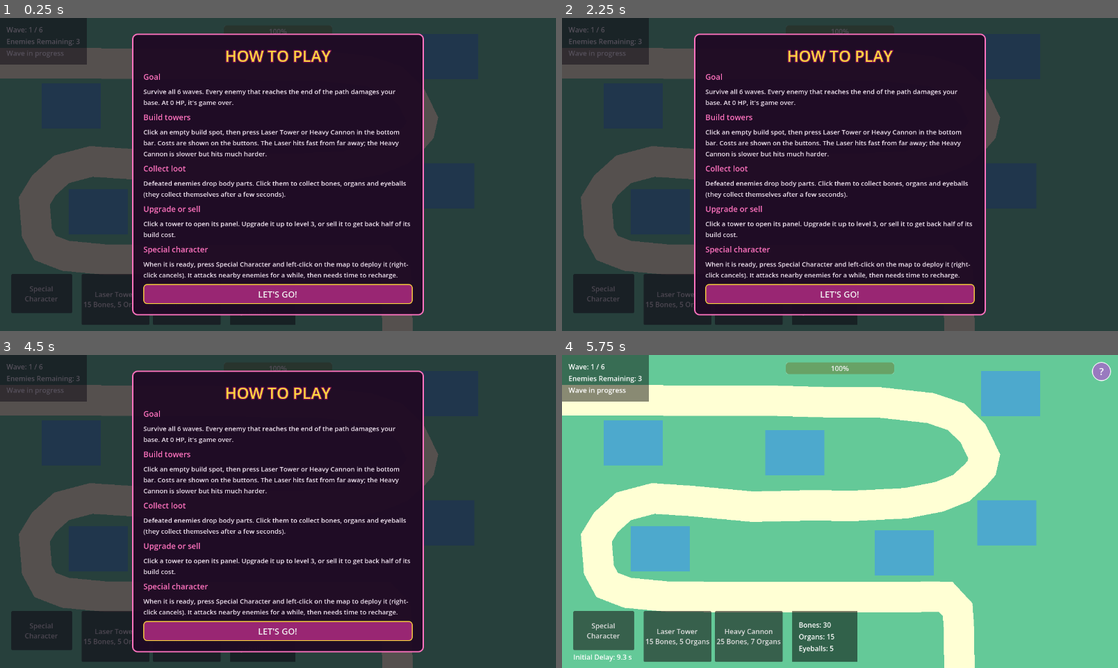
Above: before the commit, frames 1-4 (two rows, left to right).
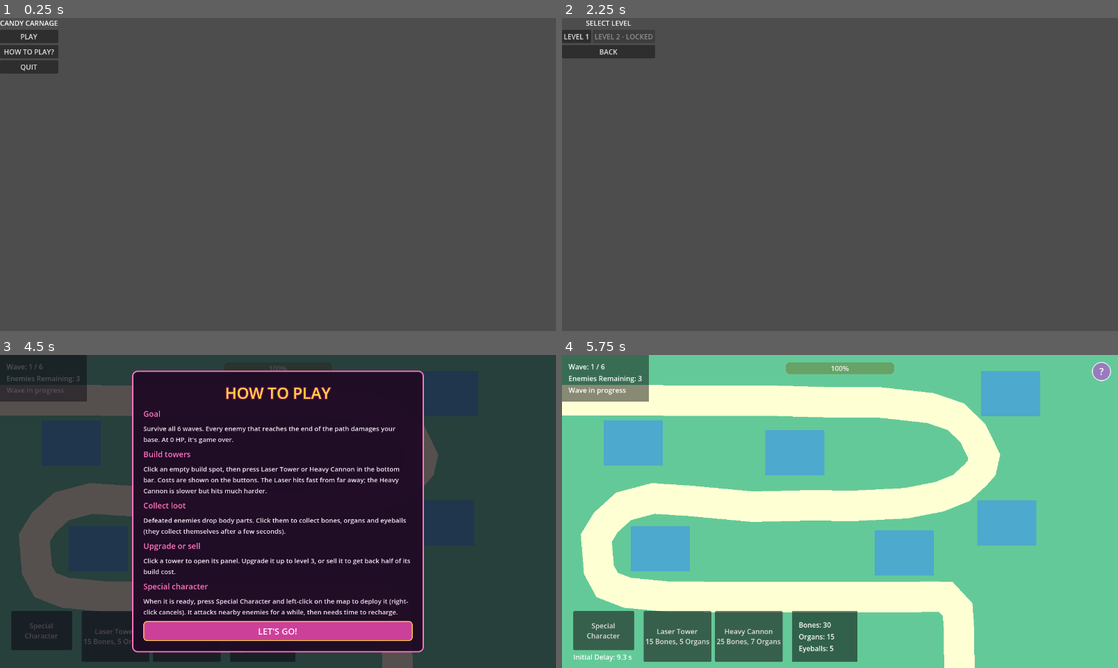
Above: after the commit, the same moments.

Repository: onion-40/candy-carnage
Game: Godot game, scene res://Scenes/MainMenu.tscn
The game is run twice, just before and just after one commit, with the same random seed, the same clock (stepped at 60 frames per second) and the same inputs. Before the commit the project starts from res://Scenes/main.tscn.
Inputs (mouse positions are in pixels of both pictures, inside the frame that each line leads up to):
- Up to frame 1 (0.25 s): no input
- Up to frame 2 (2.25 s): click (589, 52) at 0.5 s, where only the run after the commit has a clickable "HOW TO PLAY?"; click (684, 268) at 1.25 s, where only the run after the commit has a clickable "BACK TO MENU"; click (589, 36) at 2 s, where only the run after the commit has a clickable "PLAY"
- Up to frame 3 (4.5 s): click (44, 389) at 2.75 s, where only the run after the commit has a clickable "BACK"; click (27, 373) at 3.5 s, where only the run after the commit has a clickable "PLAY"; click (16, 373) at 4.25 s, where only the run after the commit has a clickable "LEVEL 1"
- Up to frame 4 (5.75 s): click "LET'S GO!" at 5 s

The runs differ from the first frame. In frame 1, 92% of the frame differs, in the area x 0-100%, y 0-100%; in frame 2, 92%; in frame 3, 2.7%; in frame 4, nothing differs.

Commit message:
Created MainMenu and LevelSelect menu, will add game menu later

Diff:
--- /dev/null
+++ b/Scenes/GameMenu.tscn
@@ -0,0 +1,3 @@
+[gd_scene format=3 uid="uid://b88l1odj3d33u"]
+
+[node name="GameMenu" type="Node2D" unique_id=12618651]
--- /dev/null
+++ b/Scenes/LevelSelect.tscn
@@ -0,0 +1,46 @@
+[gd_scene format=3 uid="uid://cv0nnd44p2nie"]
+
+[ext_resource type="Script" uid="uid://168tkfyw0f4m" path="res://Scripts/Scenes/LevelSelect.gd" id="1_chbko"]
+
+[node name="LevelSelect" type="Control" unique_id=1658387703]
+layout_mode = 3
+anchors_preset = 0
+script = ExtResource("1_chbko")
+
+[node name="Background" type="ColorRect" parent="." unique_id=878567838]
+layout_mode = 1
+anchors_preset = 15
+anchor_right = 1.0
+anchor_bottom = 1.0
+grow_horizontal = 2
+grow_vertical = 2
+color = Color(0.39215687, 0.52156866, 0.6392157, 1)
+
+[node name="CenterContainer" type="CenterContainer" parent="." unique_id=252619928]
+layout_mode = 0
+offset_right = 40.0
+offset_bottom = 40.0
+
+[node name="VBoxContainer" type="VBoxContainer" parent="CenterContainer" unique_id=2040794921]
+layout_mode = 2
+
+[node name="TitleLabel" type="Label" parent="CenterContainer/VBoxContainer" unique_id=1205453761]
+layout_mode = 2
+text = "SELECT LEVEL"
+horizontal_alignment = 1
+
+[node name="LevelButtons" type="HBoxContainer" parent="CenterContainer/VBoxContainer" unique_id=534522675]
+layout_mode = 2
+
+[node name="Level1Button" type="Button" parent="CenterContainer/VBoxContainer/LevelButtons" unique_id=1967922423]
+layout_mode = 2
+text = "LEVEL 1"
+
+[node name="Level2Button" type="Button" parent="CenterContainer/VBoxContainer/LevelButtons" unique_id=970988429]
+layout_mode = 2
+disabled = true
+text = "LEVEL 2 - LOCKED"
+
+[node name="BackButton" type="Button" parent="CenterContainer/VBoxContainer" unique_id=600642846]
+layout_mode = 2
+text = "BACK"
--- /dev/null
+++ b/Scenes/MainMenu.tscn
@@ -0,0 +1,41 @@
+[gd_scene format=3 uid="uid://dvediuhwqwqn7"]
+
+[ext_resource type="Script" uid="uid://cupfbh4qrke7e" path="res://Scripts/Scenes/MainMenu.gd" id="1_tt5f1"]
+
+[node name="MainMenu" type="Control" unique_id=692343600]
+layout_mode = 3
+anchors_preset = 0
+script = ExtResource("1_tt5f1")
+
+[node name="ColorRect" type="ColorRect" parent="." unique_id=684838157]
+layout_mode = 1
+anchors_preset = 15
+anchor_right = 1.0
+anchor_bottom = 1.0
+grow_horizontal = 2
+grow_vertical = 2
+color = Color(0.3904, 0.52351993, 0.64, 1)
+
+[node name="CenterContainer" type="CenterContainer" parent="." unique_id=802441320]
+layout_mode = 0
+offset_right = 40.0
+offset_bottom = 40.0
+
+[node name="VBoxContainer" type="VBoxContainer" parent="CenterContainer" unique_id=1401299804]
+layout_mode = 2
+
+[node name="TitleLabel" type="Label" parent="CenterContainer/VBoxContainer" unique_id=60637682]
+layout_mode = 2
+text = "CANDY CARNAGE"
+
+[node name="PlayButton" type="Button" parent="CenterContainer/VBoxContainer" unique_id=2007705220]
+layout_mode = 2
+text = "PLAY"
+
+[node name="HowToPlayButton" type="Button" parent="CenterContainer/VBoxContainer" unique_id=202053209]
+layout_mode = 2
+text = "HOW TO PLAY?"
+
+[node name="QuitButton" type="Button" parent="CenterContainer/VBoxContainer" unique_id=1654256683]
+layout_mode = 2
+text = "QUIT"
--- /dev/null
+++ b/Scripts/Scenes/GameMenu.gd
@@ -0,0 +1,11 @@
+extends Node
+
+
+# Called when the node enters the scene tree for the first time.
+func _ready() -> void:
+	pass # Replace with function body.
+
+
+# Called every frame. 'delta' is the elapsed time since the previous frame.
+func _process(delta: float) -> void:
+	pass
--- /dev/null
+++ b/Scripts/Scenes/LevelSelect.gd
@@ -0,0 +1,20 @@
+extends Control
+
+@onready var level_1_button: Button = $CenterContainer/VBoxContainer/LevelButtons/Level1Button
+@onready var level_2_button: Button = $CenterContainer/VBoxContainer/LevelButtons/Level2Button
+@onready var back_button: Button = $CenterContainer/VBoxContainer/BackButton
+
+func _ready() -> void:
+	level_1_button.pressed.connect(_on_level_1_pressed)
+	back_button.pressed.connect(_on_back_pressed)
+
+	# Level 2 is not available yet.
+	level_2_button.disabled = true
+
+
+func _on_level_1_pressed() -> void:
+	get_tree().change_scene_to_file("res://Scenes/Main.tscn")
+
+
+func _on_back_pressed() -> void:
+	get_tree().change_scene_to_file("res://Scenes/MainMenu.tscn")
--- /dev/null
+++ b/Scripts/Scenes/MainMenu.gd
@@ -0,0 +1,99 @@
+
+extends Control
+
+@onready var play_button: Button = $CenterContainer/VBoxContainer/PlayButton
+@onready var how_to_play_button: Button = $CenterContainer/VBoxContainer/HowToPlayButton
+@onready var quit_button: Button = $CenterContainer/VBoxContainer/QuitButton
+
+var tutorial_overlay: ColorRect
+
+
+func _ready() -> void:
+	play_button.pressed.connect(_on_play_pressed)
+	how_to_play_button.pressed.connect(_on_how_to_play_pressed)
+	quit_button.pressed.connect(_on_quit_pressed)
+
+	_create_tutorial_popup()
+
+
+func _on_play_pressed() -> void:
+	get_tree().change_scene_to_file("res://Scenes/LevelSelect.tscn")
+
+
+func _on_quit_pressed() -> void:
+	get_tree().quit()
+
+
+func _on_how_to_play_pressed() -> void:
+	tutorial_overlay.show()
+
+
+func _create_tutorial_popup() -> void:
+	tutorial_overlay = ColorRect.new()
+	tutorial_overlay.color = Color(0.05, 0.02, 0.08, 0.85)
+	tutorial_overlay.set_anchors_and_offsets_preset(Control.PRESET_FULL_RECT)
+	tutorial_overlay.mouse_filter = Control.MOUSE_FILTER_STOP
+	add_child(tutorial_overlay)
+
+	var center = CenterContainer.new()
+	center.set_anchors_and_offsets_preset(Control.PRESET_FULL_RECT)
+	tutorial_overlay.add_child(center)
+
+	var panel = PanelContainer.new()
+	var style = StyleBoxFlat.new()
+	style.bg_color = Color(0.12, 0.04, 0.14, 0.98)
+	style.border_color = Color(1.0, 0.45, 0.75)
+	style.set_border_width_all(3)
+	style.set_corner_radius_all(12)
+	style.set_content_margin_all(26)
+	panel.add_theme_stylebox_override("panel", style)
+	center.add_child(panel)
+
+	var box = VBoxContainer.new()
+	box.add_theme_constant_override("separation", 12)
+	panel.add_child(box)
+
+	var title = Label.new()
+	title.text = "HOW TO PLAY"
+	title.horizontal_alignment = HORIZONTAL_ALIGNMENT_CENTER
+	title.add_theme_font_size_override("font_size", 32)
+	title.add_theme_color_override("font_color", Color(1.0, 0.84, 0.25))
+	box.add_child(title)
+
+	_add_tutorial_section(box, "Goal",
+		"Survive all waves. Enemies that reach your base will damage its HP.")
+
+	_add_tutorial_section(box, "Build Towers",
+		"Select an empty tower spot, then choose Laser Tower or Heavy Cannon.")
+
+	_add_tutorial_section(box, "Collect Loot",
+		"Defeated enemies drop bones, organs and eyeballs. Collect them to earn resources.")
+
+	_add_tutorial_section(box, "Upgrade or Sell",
+		"Select a tower to upgrade, repair or sell it.")
+
+	_add_tutorial_section(box, "Special Character",
+		"Wait for the ability to become available, then select a location to deploy your special character.")
+
+	var close_button = Button.new()
+	close_button.text = "BACK TO MENU"
+	close_button.custom_minimum_size = Vector2(0, 46)
+	close_button.pressed.connect(func(): tutorial_overlay.hide())
+	box.add_child(close_button)
+
+	tutorial_overlay.hide()
+
+
+func _add_tutorial_section(box: VBoxContainer, heading: String, description: String) -> void:
+	var heading_label = Label.new()
+	heading_label.text = heading
+	heading_label.add_theme_color_override("font_color", Color(1.0, 0.45, 0.75))
+	heading_label.add_theme_font_size_override("font_size", 18)
+	box.add_child(heading_label)
+
+	var body_label = Label.new()
+	body_label.text = description
+	body_label.autowrap_mode = TextServer.AUTOWRAP_WORD_SMART
+	body_label.custom_minimum_size = Vector2(500, 0)
+	body_label.add_theme_color_override("font_color", Color(0.95, 0.9, 0.95))
+	box.add_child(body_label)
--- a/project.godot
+++ b/project.godot
@@ -11,7 +11,7 @@
 [application]
 
 config/name="Candy Carnage"
-run/main_scene="uid://bde73uw6nvb7o"
+run/main_scene="uid://dvediuhwqwqn7"
 config/features=PackedStringArray("4.7", "GL Compatibility")
 config/icon="res://icon.svg"
 
Not shown, added: Scripts/Scenes/GameMenu.gd.uid
Not shown, added: Scripts/Scenes/LevelSelect.gd.uid
Not shown, added: Scripts/Scenes/MainMenu.gd.uid
